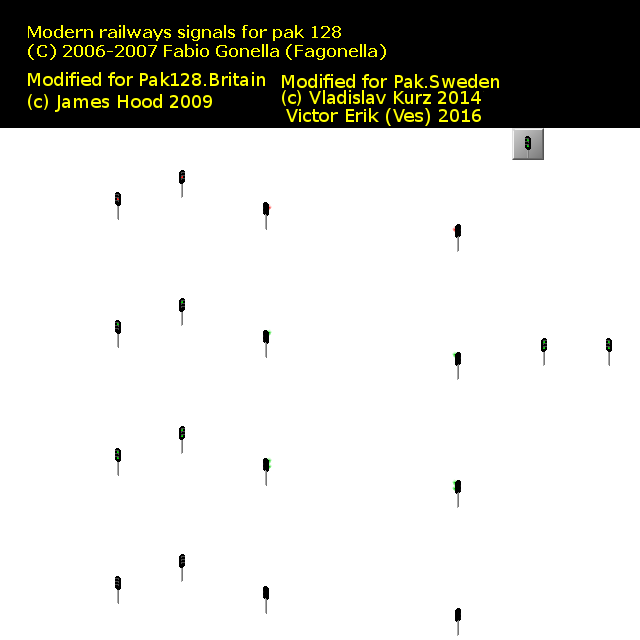
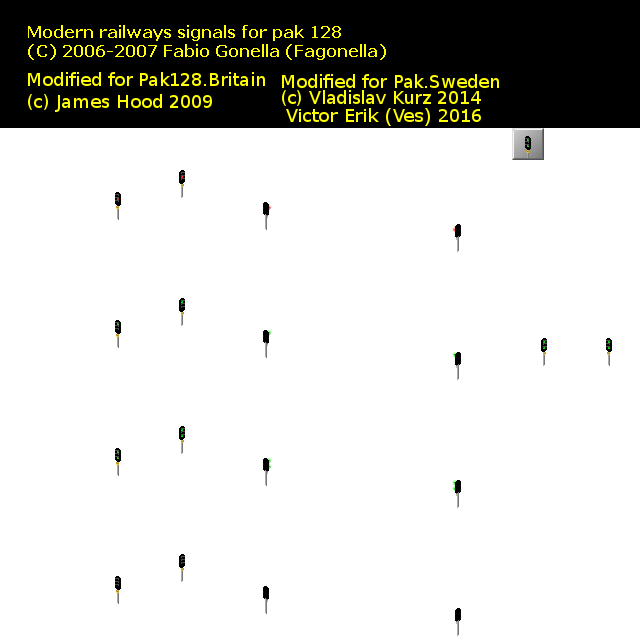
Before/after of a w=640, h=640 layered artwork. What changed in the layer stack:
added layer "Skylt" above "Rutor" over [116, 150, 610, 624]
